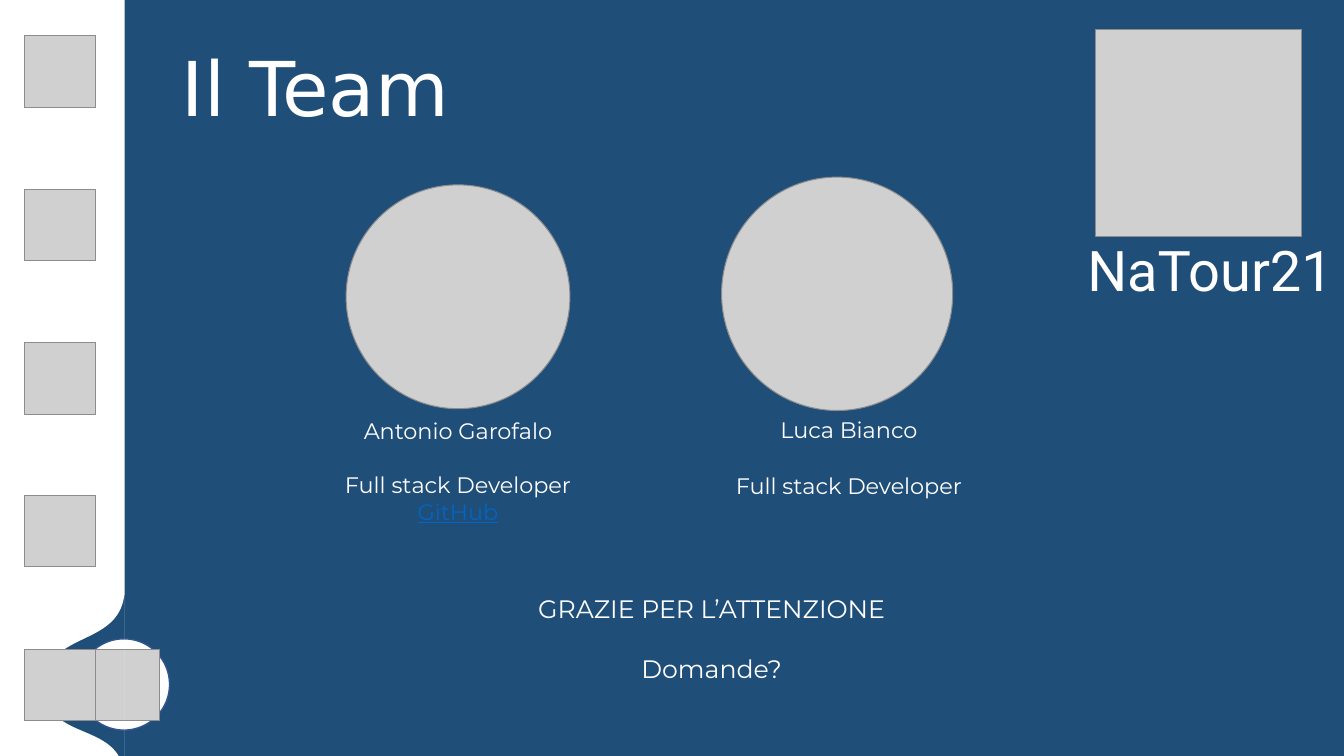
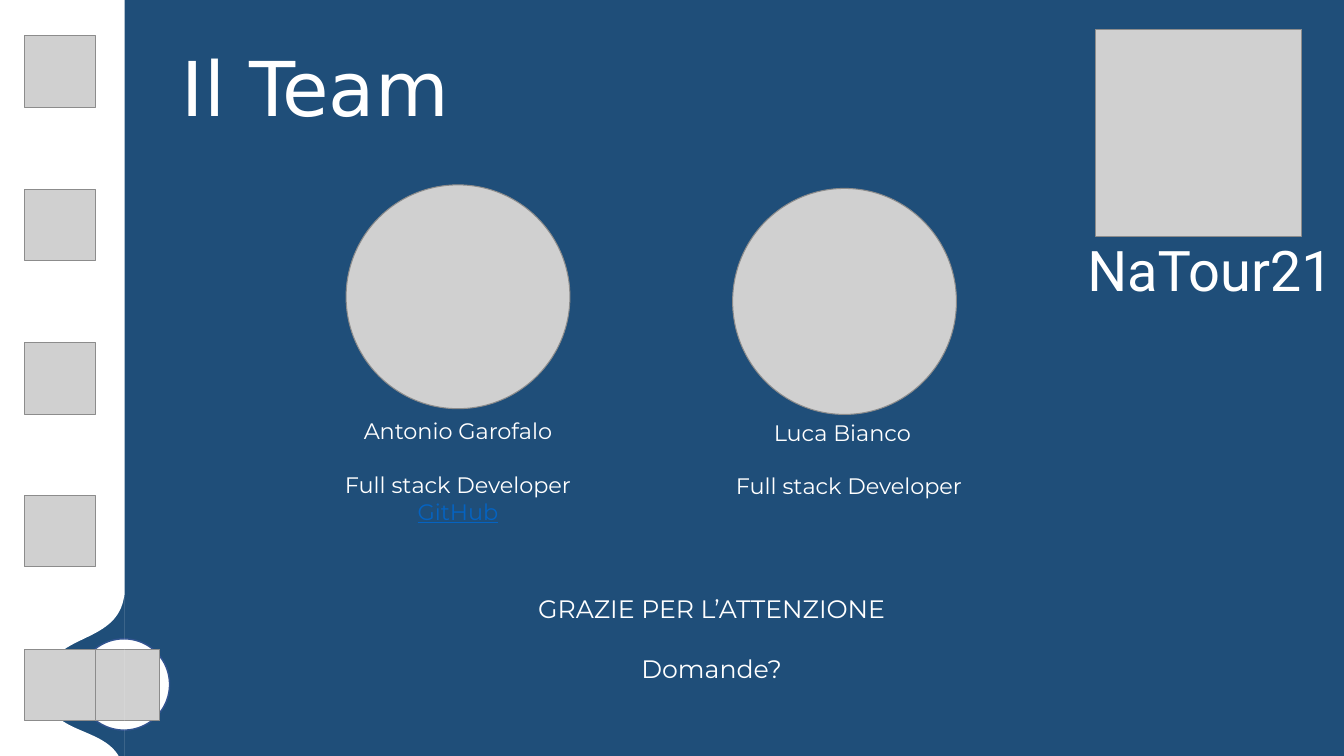
Before and after one commit to Endless077/NaTour21, a slide deck: slide 10 of Varie/NaTour21.pptx. Drawn at 1344x756 pixels with LibreOffice and Linux fonts; fonts in the diff are those of the drawing; grey boxes stand for pictures; background and template pictures are left out. Boxes give left, top, right and bottom in pixels: in the first picture for what was removed or moved away, otherwise in the second. Text is boxed around its words. In the diff, an @@ line names an element or a change of style, - is before the commit and + after.

```diff
--- a/Varie/NaTour21.pptx
+++ b/Varie/NaTour21.pptx
@@ picture resized from (x1=722, y1=177, x2=953, y2=411) to (x1=733, y1=189, x2=957, y2=414) @@
@@ text "Luca Bianco" moved from (x1=780, y1=421, x2=918, y2=438) to (x1=774, y1=424, x2=911, y2=441) @@
```
Also in this commit, not shown: 4 other slides changed.
